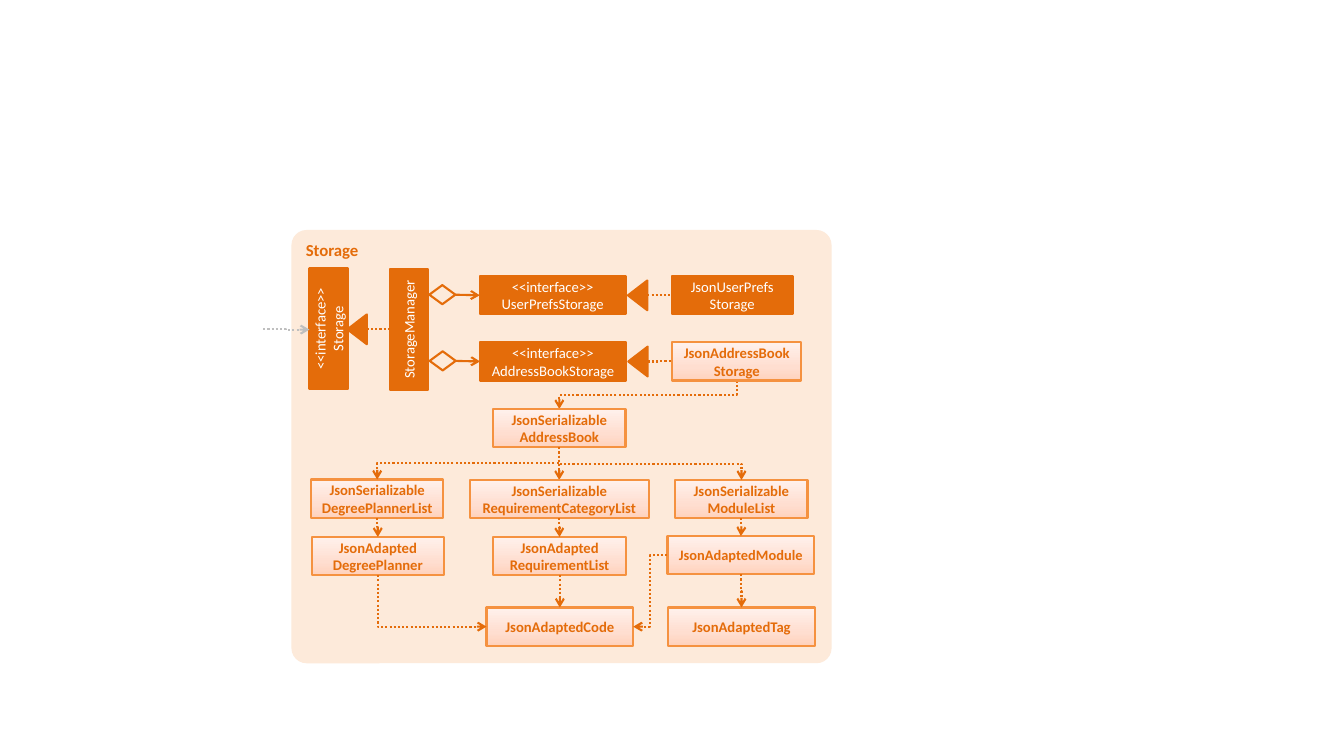
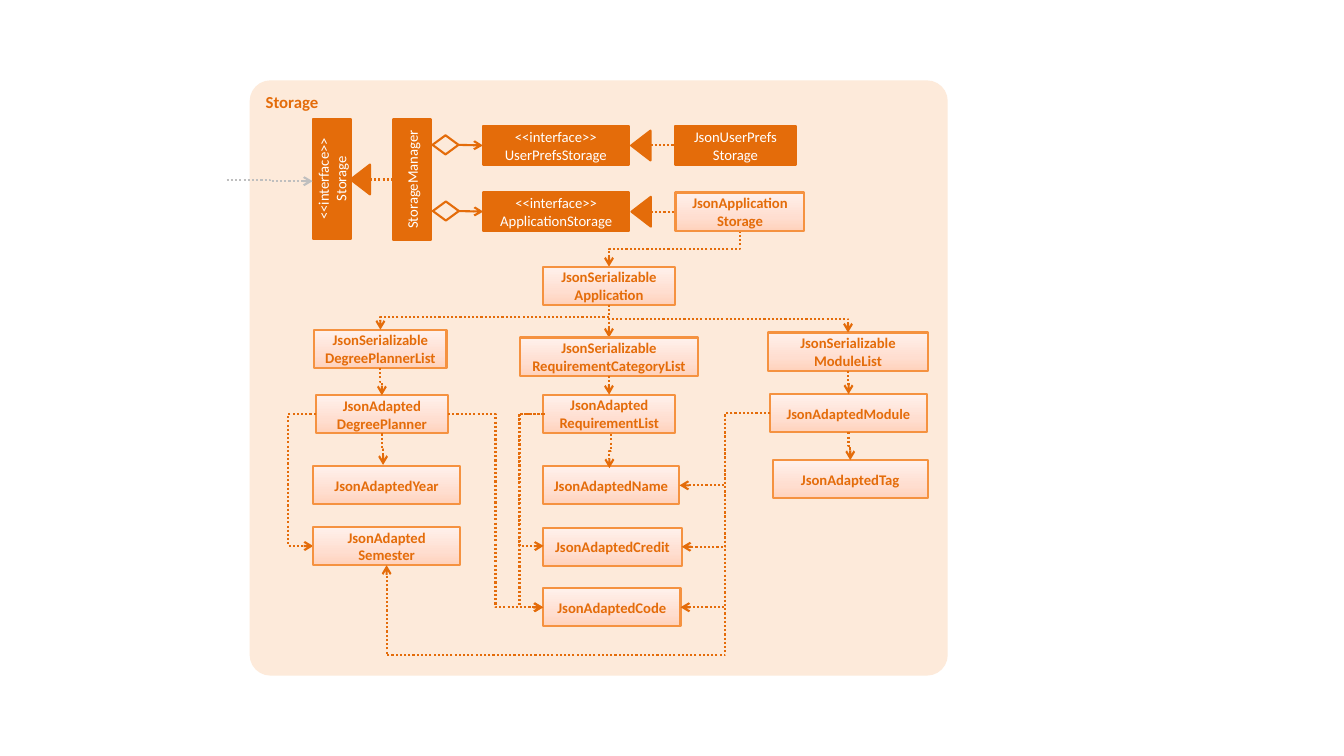
Before and after one commit to chyeo/main, a slide deck: slide 1 of docs/diagrams/StorageComponentClassDiagram.pptx. Drawn at 1344x756 pixels with LibreOffice and Linux fonts; fonts in the diff are those of the drawing. Boxes give left, top, right and bottom in pixels: in the first picture for what was removed or moved away, otherwise in the second. Text is boxed around its words. In the diff, an @@ line names an element or a change of style, - is before the commit and + after.

```diff
--- a/docs/diagrams/StorageComponentClassDiagram.pptx
+++ b/docs/diagrams/StorageComponentClassDiagram.pptx
@@ rounded rectangle "Storage": place and size @@
-rounded rectangle "Storage" at [291, 230, 832, 663]
+rounded rectangle "Storage" at [250, 81, 949, 677]
@@ elbow arrow moved from (263, 330) - (310, 330) to (227, 179) - (313, 181) @@
@@ text in rectangle at [500, 198, 612, 229]: text changed @@
-<<interface>>
-AddressBookStorage
+<<interface>>
+ApplicationStorage
@@ 7 rectangles, 3 triangles, 2 diamonds, 2 elbow lines, 2 arrows, 1 line: place and size @@
-7 rectangles, 3 triangles, 2 diamonds, 2 elbow lines, 2 arrows, 1 line at [310, 268, 802, 518]
+7 rectangles, 3 triangles, 2 diamonds, 2 elbow lines, 2 arrows, 1 line at [313, 118, 805, 368]
@@ text in rectangle at [692, 197, 787, 229]: text changed @@
-JsonAddressBook
-Storage
+JsonApplication
+Storage
@@ elbow arrow moved from (737, 381) - (560, 409) to (740, 231) - (609, 267) @@
@@ 2 rectangles, 1 elbow arrow: place and size @@
-2 rectangles, 1 elbow arrow at [470, 409, 648, 537]
+2 rectangles, 1 elbow arrow at [519, 267, 698, 394]
@@ text in rectangle at [561, 271, 656, 303]: text changed @@
-JsonSerializable
-AddressBook
+JsonSerializable
+Application
@@ elbow arrow moved from (560, 448) - (377, 480) to (609, 304) - (380, 330) @@
@@ elbow arrow moved from (560, 448) - (560, 480) to (609, 304) - (609, 338) @@
@@ elbow arrow moved from (560, 448) - (742, 480) to (609, 304) - (848, 333) @@
@@ rectangle "JsonSerializable ModuleList": place and size @@
-rectangle "JsonSerializable ModuleList" at [676, 480, 808, 518]
+rectangle "JsonSerializable ModuleList" at [768, 333, 929, 371]
@@ elbow arrow moved from (377, 518) - (378, 537) to (380, 368) - (382, 395) @@
@@ elbow arrow moved from (742, 518) - (741, 536) to (848, 371) - (849, 394) @@
@@ rectangle "JsonAdapted DegreePlanner": place and size @@
-rectangle "JsonAdapted DegreePlanner" at [312, 537, 444, 576]
+rectangle "JsonAdapted DegreePlanner" at [316, 395, 448, 434]
@@ group added at [288, 413, 770, 655]: 7 elbow arrows, 4 rectangles @@
+JsonAdaptedYear
+JsonAdaptedName
+JsonAdapted
+Semester
+JsonAdaptedCredit
@@ elbow arrow moved from (378, 576) - (487, 627) to (449, 414) - (543, 607) @@
@@ elbow arrow moved from (560, 576) - (560, 608) to (544, 413) - (543, 607) @@
@@ rectangle "JsonAdapted RequirementList": place and size @@
-rectangle "JsonAdapted RequirementList" at [494, 537, 626, 576]
+rectangle "JsonAdapted RequirementList" at [543, 394, 676, 433]
@@ elbow arrow moved from (667, 556) - (633, 627) to (770, 413) - (681, 607) @@
@@ rectangle "JsonAdaptedModule": place and size @@
-rectangle "JsonAdaptedModule" at [667, 536, 815, 575]
+rectangle "JsonAdaptedModule" at [770, 394, 927, 433]
@@ elbow arrow moved from (741, 575) - (742, 608) to (849, 433) - (850, 461) @@
@@ rectangle "JsonAdaptedTag": place and size @@
-rectangle "JsonAdaptedTag" at [668, 608, 816, 646]
+rectangle "JsonAdaptedTag" at [773, 461, 929, 499]
@@ rectangle "JsonAdaptedCode": place and size @@
-rectangle "JsonAdaptedCode" at [487, 608, 634, 646]
+rectangle "JsonAdaptedCode" at [543, 588, 681, 626]
```
Also in this commit, not shown: 7 other files.
